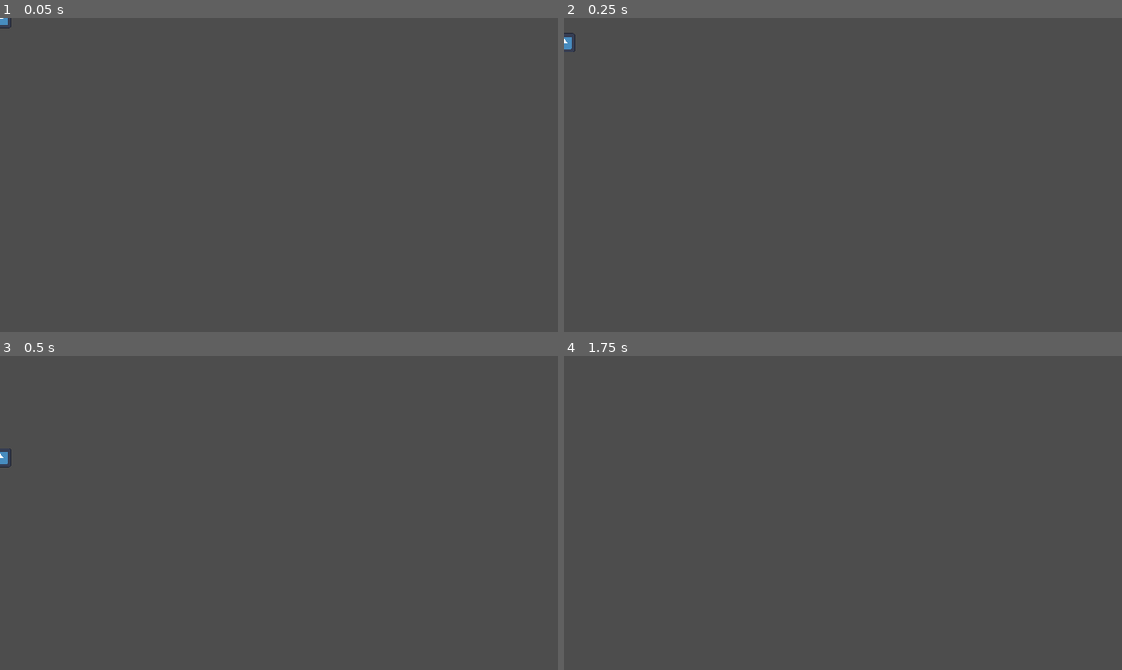
Above: before the commit, frames 1-4 (two rows, left to right).
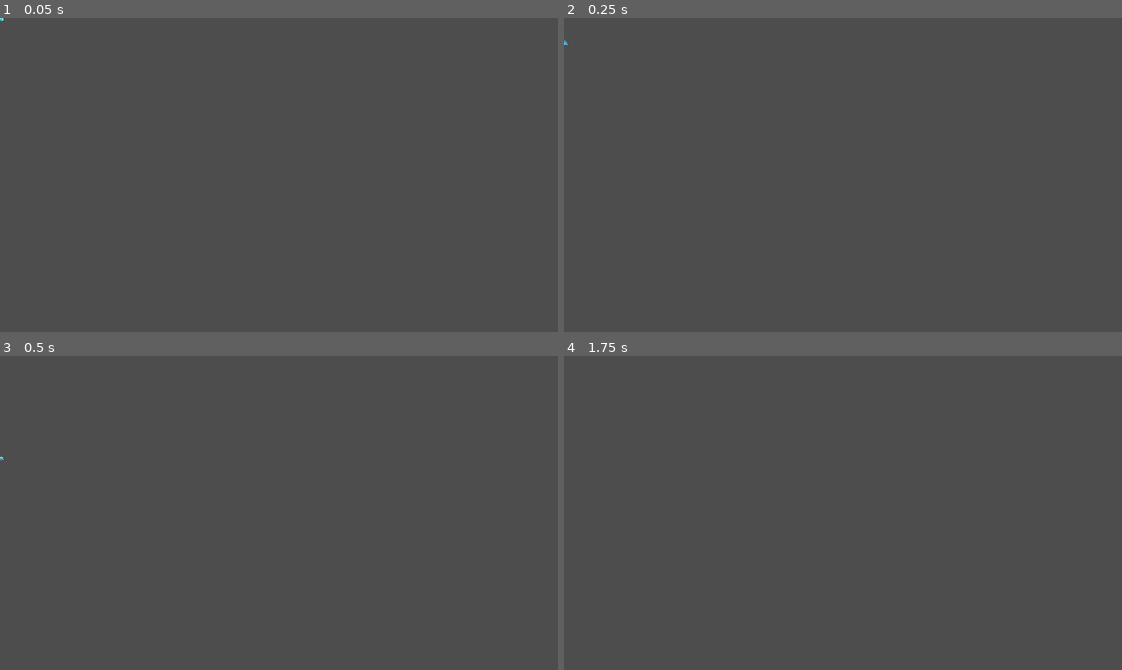
Above: after the commit, the same moments.

Repository: Abel-Breaker/CuanticFight
Game: Godot game, scene res://scenes/characters/Proyectile.tscn
Two runs of this game, one before a commit and one after it. Both use one fixed random seed, a clock stepped at 60 frames per second and the inputs below. This scene is started directly instead of the project's main scene. The engine's default icon, where the game draws it, is replaced by a stand-in: a white triangle on a blue panel in a dark square.
Inputs (mouse positions are in pixels of both pictures, inside the frame that each line leads up to):
- Up to frame 1 (0.05 s): no input
- Up to frame 2 (0.25 s): no input
- Up to frame 3 (0.5 s): no input
- Up to frame 4 (1.75 s): move the mouse to (965, 497) at 0.52 s; tap Enter at 1.25 s; move the mouse to (731, 528) at 1.27 s

The runs differ from the first frame. In frame 1, less than 0.1% of the frame differs, in the area x 0-3%, y 0-4%; in frame 2, less than 0.1%; in frame 3, less than 0.1%, in the area x 0-3%, y 29-36%; in frame 4, nothing differs.

Commit message:
Changed the projectile sprite and improved it functionality. Augmented shotgun bullets amount from 3 to 5

Diff:
--- a/scenes/characters/CharacterParent.tscn
+++ b/scenes/characters/CharacterParent.tscn
@@ -127,10 +127,6 @@
 atlas = ExtResource("4_d5onc")
 region = Rect2(768, 0, 256, 128)
 
-[sub_resource type="AtlasTexture" id="AtlasTexture_y24v8"]
-atlas = ExtResource("6_cu3dp")
-region = Rect2(0, 0, 256, 128)
-
 [sub_resource type="AtlasTexture" id="AtlasTexture_kikrx"]
 atlas = ExtResource("6_cu3dp")
 region = Rect2(256, 0, 256, 128)
@@ -290,9 +286,6 @@
 "speed": 8.0
 }, {
 "frames": [{
-"duration": 1.0,
-"texture": SubResource("AtlasTexture_y24v8")
-}, {
 "duration": 1.0,
 "texture": SubResource("AtlasTexture_kikrx")
 }, {
@@ -343,8 +336,10 @@
 position = Vector2(-2.25, -17.625)
 scale = Vector2(0.39648438, 0.39648438)
 sprite_frames = SubResource("SpriteFrames_vcla3")
-animation = &"die"
+animation = &"ranged_attack"
 autoplay = "idle"
+frame = 1
+frame_progress = 1.0
 
 [node name="HurtBox" type="Area2D" parent="." unique_id=548517638 groups=["Hurtbox"]]
 position = Vector2(-2.25, -1.625)
@@ -358,5 +353,7 @@
 scale = Vector2(1.7022398, -1.2195544)
 
 [node name="RangeAttack" parent="." unique_id=932311773 instance=ExtResource("8_wqqn3")]
+position = Vector2(0, 9)
+scale = Vector2(0.695, 0.695)
 
 [node name="EspecialAttack" parent="." unique_id=1413424739 instance=ExtResource("9_cu3dp")]
--- a/scenes/characters/Proyectile.tscn
+++ b/scenes/characters/Proyectile.tscn
@@ -1,16 +1,40 @@
 [gd_scene format=3 uid="uid://cpt4jsmfiaugg"]
 
-[ext_resource type="Texture2D" uid="uid://b6vm4eutvtki6" path="res://icon.svg" id="1_gf2iv"]
+[ext_resource type="Texture2D" uid="uid://dyrqo74rgqkol" path="res://assets/sprites/proyectilSS.png" id="1_gf2iv"]
 
 [sub_resource type="CircleShape2D" id="CircleShape2D_0ioq4"]
 radius = 16.03122
 
+[sub_resource type="AtlasTexture" id="AtlasTexture_0ioq4"]
+atlas = ExtResource("1_gf2iv")
+region = Rect2(0, 0, 32, 32)
+
+[sub_resource type="AtlasTexture" id="AtlasTexture_u0ubx"]
+atlas = ExtResource("1_gf2iv")
+region = Rect2(32, 0, 32, 32)
+
+[sub_resource type="SpriteFrames" id="SpriteFrames_l4ih6"]
+animations = [{
+"frames": [{
+"duration": 1.0,
+"texture": SubResource("AtlasTexture_0ioq4")
+}, {
+"duration": 1.0,
+"texture": SubResource("AtlasTexture_u0ubx")
+}],
+"loop": true,
+"name": &"default",
+"speed": 5.0
+}]
+
 [node name="Proyectile" type="RigidBody2D" unique_id=682323841]
 collision_layer = 0
 
-[node name="Sprite2D" type="Sprite2D" parent="." unique_id=704027142]
-scale = Vector2(0.203125, 0.171875)
-texture = ExtResource("1_gf2iv")
-
 [node name="CollisionShape2D" type="CollisionShape2D" parent="." unique_id=1980147975]
 shape = SubResource("CircleShape2D_0ioq4")
+
+[node name="AnimatedSprite2D" type="AnimatedSprite2D" parent="." unique_id=1262891347]
+scale = Vector2(0.44, 0.44)
+sprite_frames = SubResource("SpriteFrames_l4ih6")
+autoplay = "default"
+frame_progress = 0.38149142
--- a/scripts/character/light_attack.gd
+++ b/scripts/character/light_attack.gd
@@ -54,7 +54,6 @@
 
 
 
-
 func deal_light_attack_damage(area: Area2D):
 
 	if area.is_in_group("Hurtbox"):
--- a/scripts/character/rangeAttack.gd
+++ b/scripts/character/rangeAttack.gd
@@ -4,9 +4,11 @@
 
 var character: CharacterParent
 
+
 @onready var cooldown : Timer = $Cooldown
 @onready var shoot_position : Marker2D = $Marker2D
 
+@export var multiBulletsAmount: int = 5
 @export var single_bullet_speed: float = 500
 @export var single_bullet_damage: int = 20
 @export var multi_bullet_speed: float = 300
@@ -68,28 +70,13 @@
 
 	else: #Shooting like a wave
 		var x_axis_speed: float = look_dir_modifier * multi_bullet_speed
-		ProyectilesManager.spawn_proyectile(
+		for i in range(multiBulletsAmount):
+			ProyectilesManager.spawn_proyectile(
 			shoot_position.global_position,
-			Vector2(x_axis_speed, -20),
+			Vector2(x_axis_speed, (i - multiBulletsAmount/2)*20),
 			collision_layer,
 			collision_mask,
 			0,
 			multi_bullet_damage
-		)
-		ProyectilesManager.spawn_proyectile(
-			shoot_position.global_position,
-			Vector2(x_axis_speed, 0),
-			collision_layer,
-			collision_mask,
-			0,
-			multi_bullet_damage
-		)
-		ProyectilesManager.spawn_proyectile(
-			shoot_position.global_position,
-			Vector2(x_axis_speed, 20),
-			collision_layer,
-			collision_mask,
-			0,
-			multi_bullet_damage
-		)
+			)
 	return true
Binary file added: assets/sprites/proyectilSS.png
Not shown, added: assets/sprites/proyectilSS.png.import
